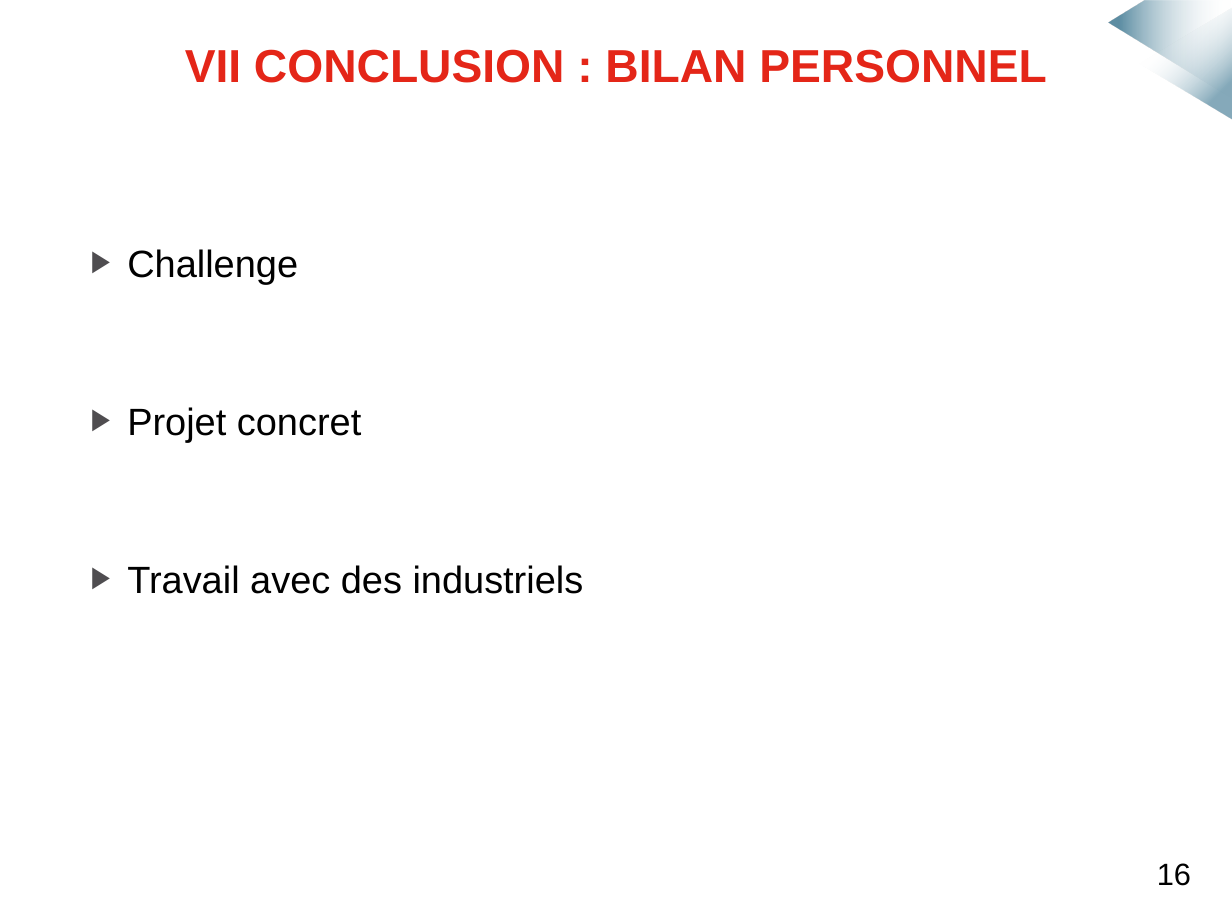
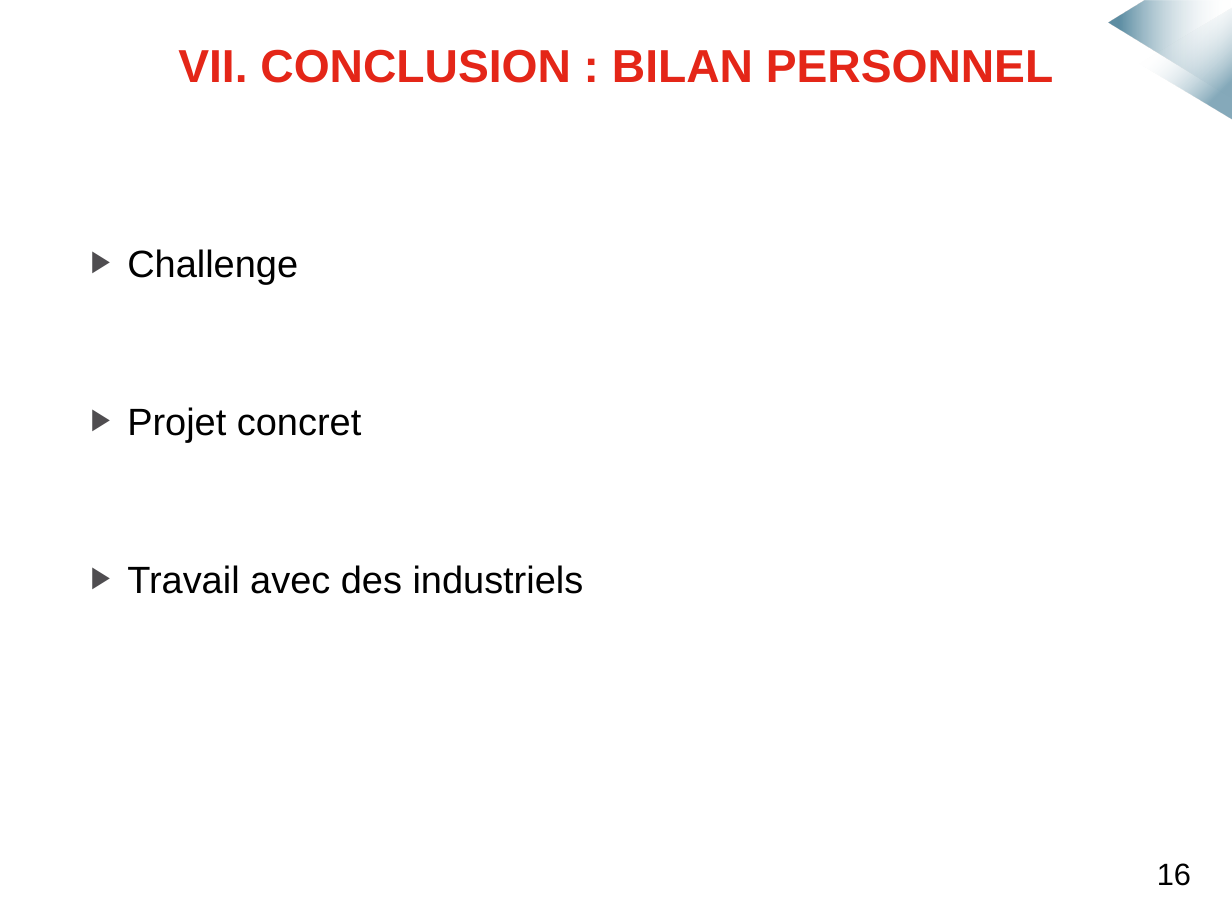
Before and after one commit to mmeven/EP_Domotique_Tablette, a slide deck: slide 19 of Rendu/Diapo_soutenance.pptx. Drawn at 1232x924 pixels with LibreOffice and Linux fonts; fonts in the diff are those of the drawing; background and template pictures are left out. Boxes give left, top, right and bottom in pixels: in the first picture for what was removed or moved away, otherwise in the second. Text is boxed around its words. In the diff, an @@ line names an element or a change of style, - is before the commit and + after.

```diff
--- a/Rendu/Diapo_soutenance.pptx
+++ b/Rendu/Diapo_soutenance.pptx
@@ text at (178, 49, 1053, 83): text changed @@
-VII CONCLUSION : BILAN PERSONNEL
+VII. CONCLUSION : BILAN PERSONNEL
```
Also in this commit, not shown: 1 other slide changed.
